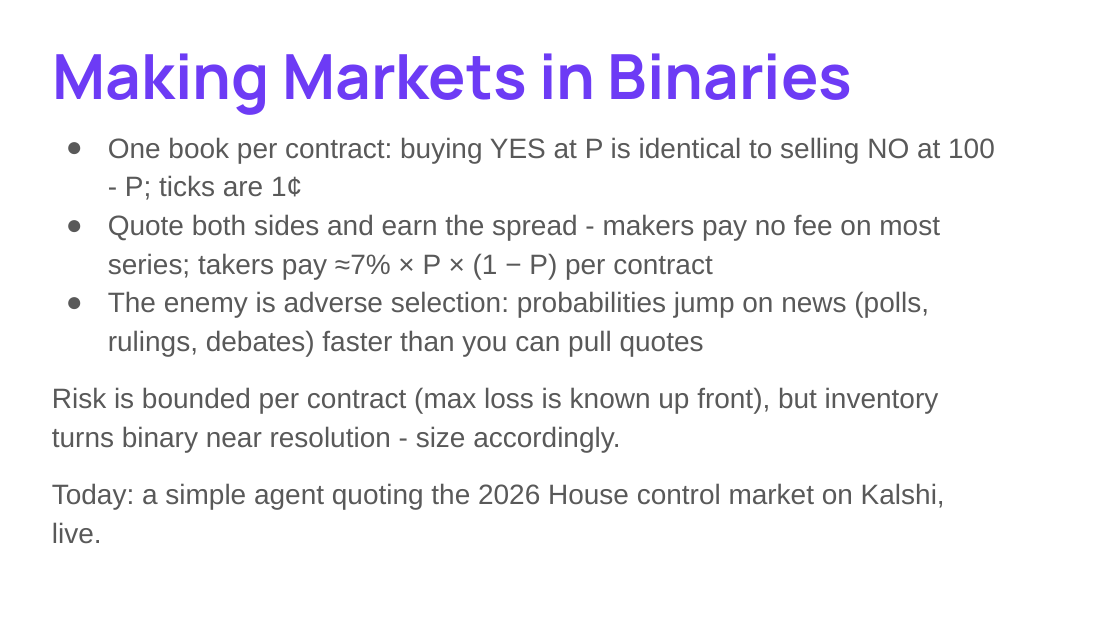
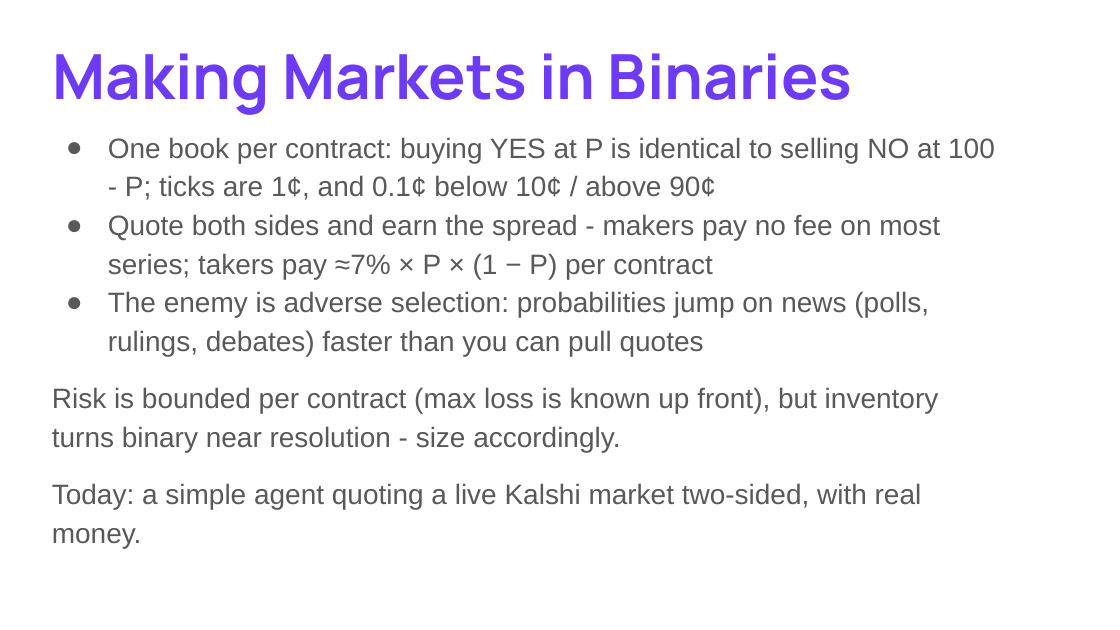
Before and after one commit to athaker/econ_136, a slide deck: slide 7 of alpha_in_the_crowd.pptx. Drawn at 1120x630 pixels with LibreOffice and Linux fonts; fonts in the diff are those of the drawing; background and template pictures are left out. Boxes give left, top, right and bottom in pixels: in the first picture for what was removed or moved away, otherwise in the second. Text is boxed around its words. In the diff, an @@ line names an element or a change of style, - is before the commit and + after.

```diff
--- a/alpha_in_the_crowd.pptx
+++ b/alpha_in_the_crowd.pptx
@@ text at [108,137,995,200]: text changed @@
-● One book per contract: buying YES at P is identical to selling NO at 100 - P; ticks are 1¢
+● One book per contract: buying YES at P is identical to selling NO at 100 - P; ticks are 1¢, and 0.1¢ below 10¢ / above 90¢
@@ text at [52,483,922,548]: text changed @@
-Today: a simple agent quoting the 2026 House control market on Kalshi, live.
+Today: a simple agent quoting a live Kalshi market two-sided, with real money.
```
Also in this commit, not shown: 2 other slides changed, 7 other files.
